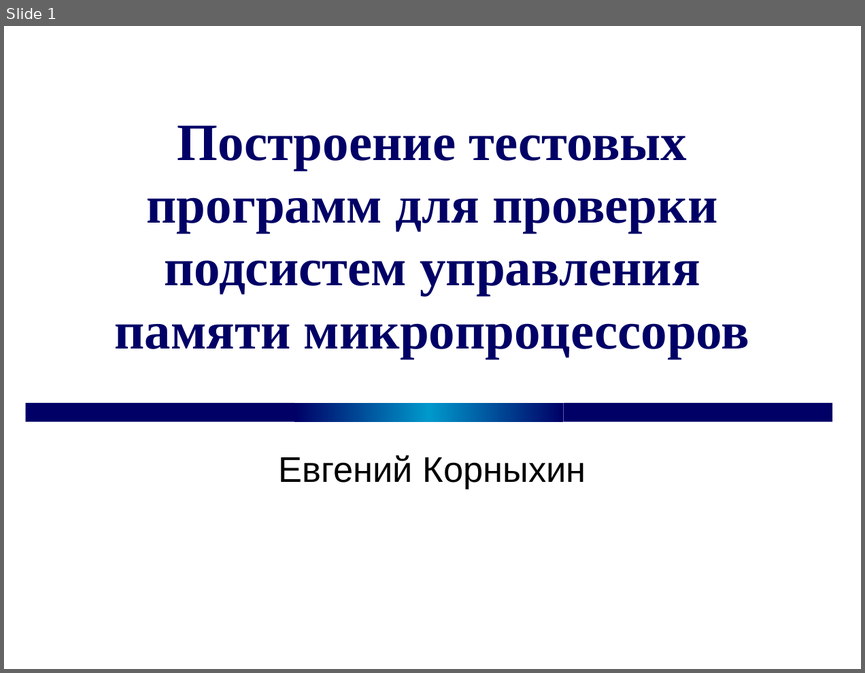
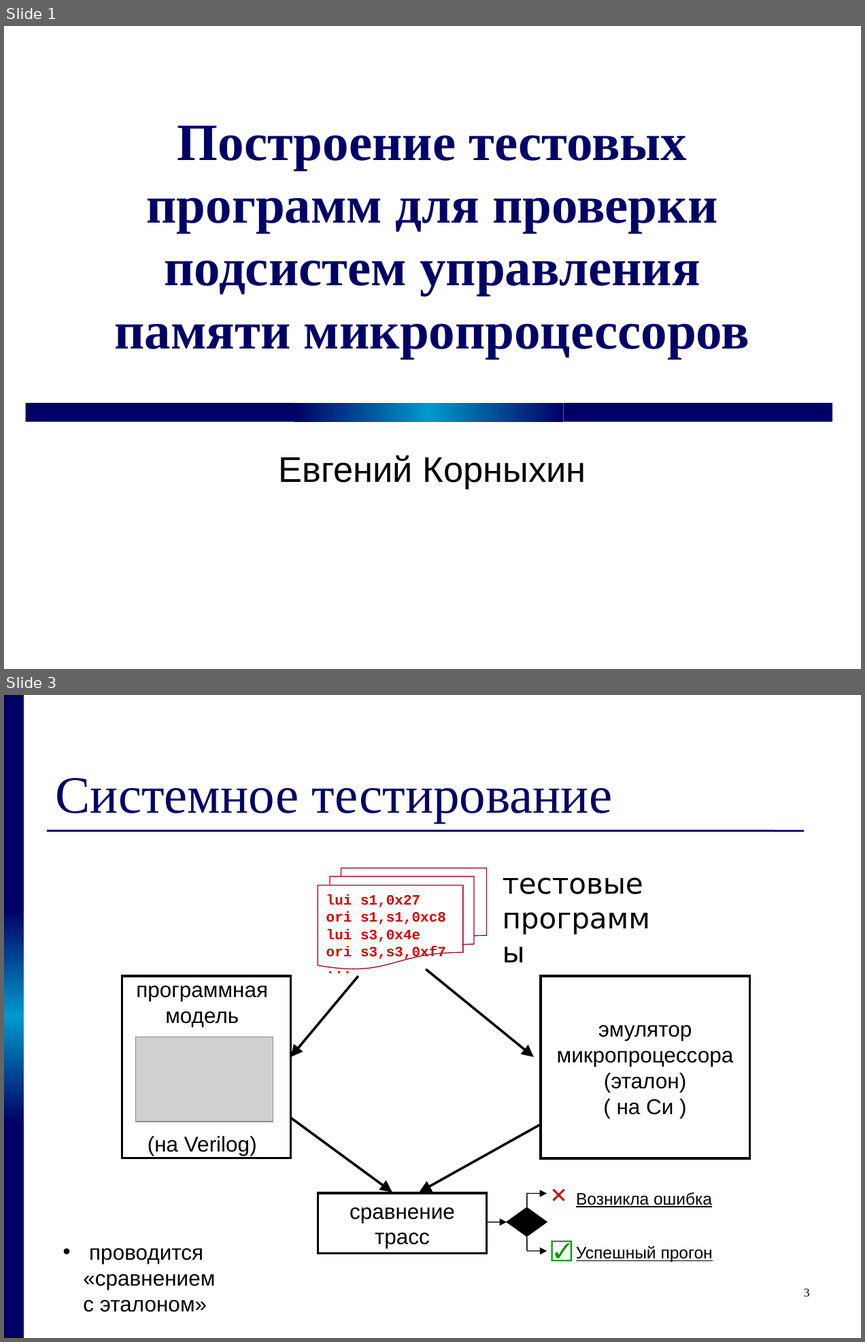
Before and after one commit to kornevgen/tesla-project, a slide deck: papers/THESIS/talks/z2611.ppt. Shown one above the other, each under a label of ours: slide 1 before the commit, slides 1 and 3 after it; the slides between them are not shown. The pictures are 865x673 and 865x1342 pixels, drawn with LibreOffice and Linux fonts; fonts in the diff are those of the drawing; grey boxes stand for pictures. Boxes give left, top, right and bottom in pixels: in the first picture for what was removed or moved away, otherwise in the second. Text is boxed around its words. In the diff, an @@ line names an element or a change of style, - is before the commit and + after.

```diff
--- a/papers/THESIS/talks/z2611.ppt
+++ b/papers/THESIS/talks/z2611.ppt
@@ slide 3 added at [4, 695, 861, 1338], background #FFFFFF @@
@@ rectangle added at [5, 695, 24, 909], fill #000066 @@
@@ title added at [56, 778, 613, 823], 44 pt, text #000066 @@
+Системное тестирование
@@ line added from (47, 830) to (804, 830), #000066 1.5 pt @@
@@ flow chart multidocument added at [317, 868, 486, 969], outline #A50021 0.74 pt, 12 pt, text #CC0000, bold @@
+lui s1,0x27
+ori s1,s1,0xc8
+lui s3,0x4e
+ori s3,s3,0xf7
+...
@@ text added at [502, 877, 643, 894], 24 pt, text #000000 @@
+тестовые
+программы
@@ rectangle added at [5, 909, 24, 1123], fill gradient #000066 to #0099CC @@
@@ rectangle added at [122, 976, 291, 1157], outline #000000 2.01 pt, 18 pt, text #000000 @@
+программная
+модель
+(на Verilog)
@@ arrow added from (358, 976) to (291, 1057), #000000 2.01 pt @@
@@ arrow added from (426, 969) to (534, 1057), #000000 2.01 pt @@
@@ rectangle added at [541, 976, 749, 1159], outline #000000 2.01 pt, 18 pt, text #000000 @@
+эмулятор
+микропроцессора
+(эталон)
+( на Си )
@@ picture added at [135, 1037, 272, 1121] @@
@@ rectangle added at [5, 1123, 24, 1337], fill #000066 @@
@@ arrow added from (291, 1117) to (392, 1192), #000000 2.01 pt @@
@@ arrow added from (541, 1124) to (419, 1192), #000000 2.01 pt @@
@@ rectangle added at [317, 1193, 486, 1253], outline #000000 2.01 pt, 18 pt, text #000000 @@
+cравнение трасс
@@ group added at [486, 1177, 581, 1266]: 3 arrows, 2 lines, 2 texts, 1 diamond @@
+☑
+✕
@@ text added at [576, 1192, 712, 1207], 14 pt, text #000000, underline @@
+Возникла ошибка
@@ text added at [576, 1245, 713, 1261], 14 pt, text #000000, underline @@
+Успешный прогон
@@ text added at [83, 1248, 215, 1312], 18 pt, text #000000 @@
+• проводится «сравнением
+  с эталоном»
@@ page number added at [804, 1288, 810, 1296], 10 pt, text #000000 @@
+3
```
Also in this commit, not shown: 1 slide changed, 16 other slides added, 3 slides removed.
